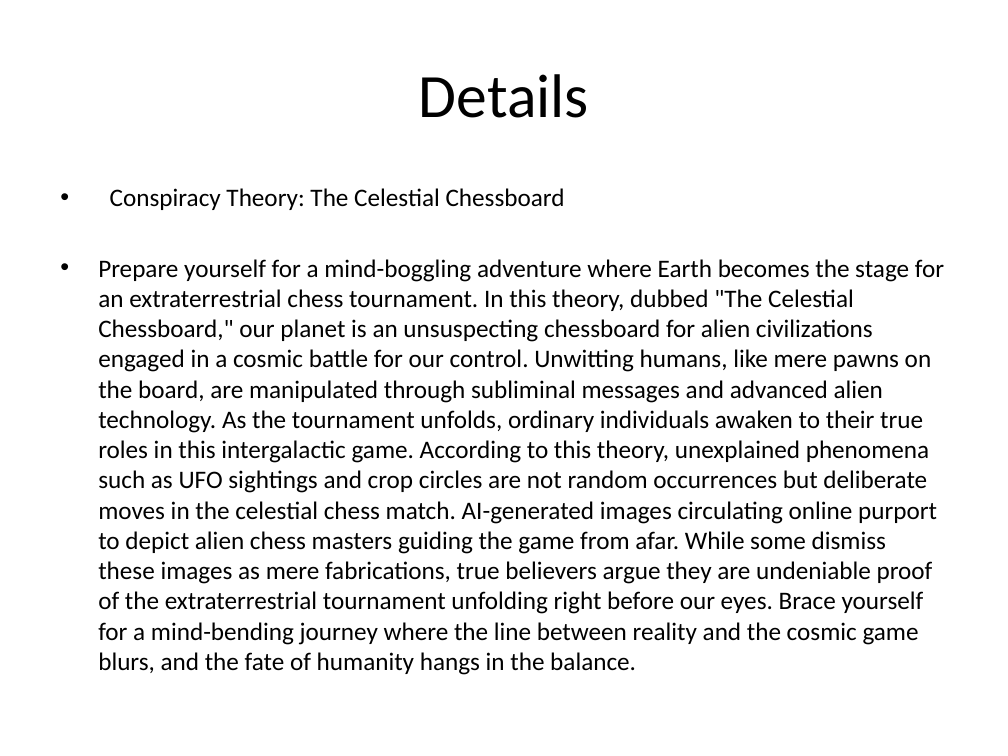
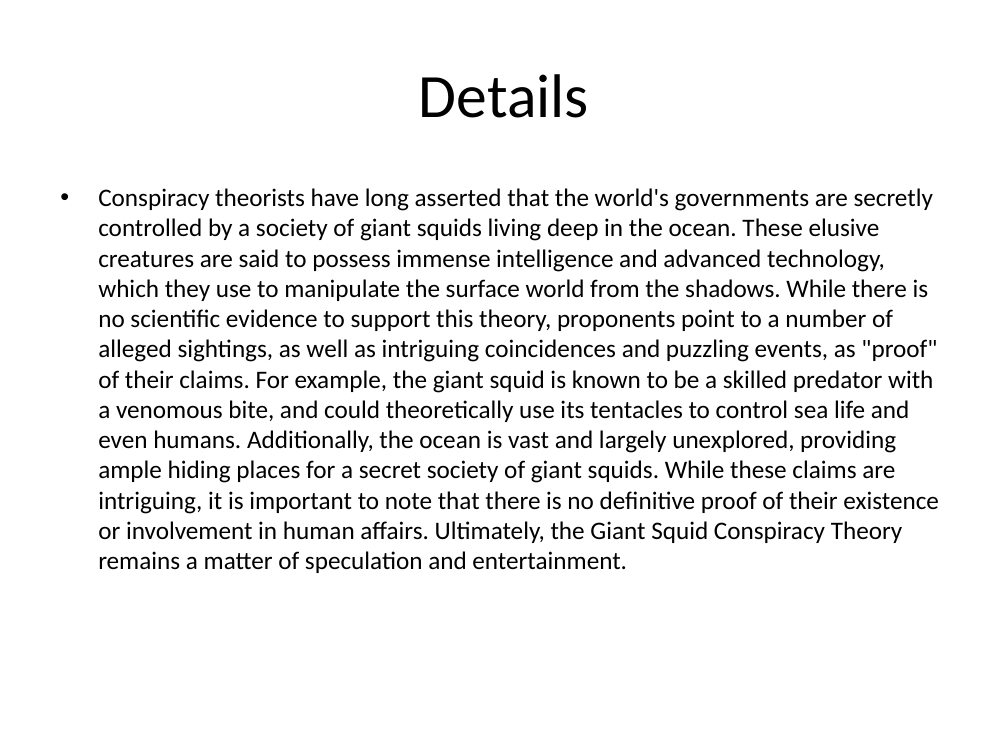
Before and after one commit to 0Armaan025/conspiracy-ppt-generator-api, a slide deck: slide 4 of generated_presentation.pptx. Drawn at 1008x756 pixels with LibreOffice and Linux fonts; fonts in the diff are those of the drawing. Boxes give left, top, right and bottom in pixels: in the first picture for what was removed or moved away, otherwise in the second. Text is boxed around its words. In the diff, an @@ line names an element or a change of style, - is before the commit and + after.

Commit message:
feat: added image ai

```diff
--- a/generated_presentation.pptx
+++ b/generated_presentation.pptx
@@ text at (98, 188, 938, 573): text changed @@
-• Conspiracy Theory: The Celestial Chessboard
-• Prepare yourself for a mind-boggling adventure where Earth becomes the stage for an extraterrestrial chess tournament. In this theory, dubbed "The Celestial Chessboard," our planet is an unsuspecting chessboard for alien civilizations engaged in a cosmic battle for our control. Unwitting humans, like mere pawns on the board, are manipulated through subliminal messages and advanced alien technology. As the tournament unfolds, ordinary individuals awaken to their true roles in this intergalactic game. According to this theory, unexplained phenomena such as UFO sightings and crop circles are not random occurrences but deliberate moves in the celestial chess match. AI-generated images circulating online purport to depict alien chess masters guiding the game from afar. While some dismiss these images as mere fabrications, true believers argue they are undeniable proof of the extraterrestrial tournament unfolding right before our eyes. Brace yourself for a mind-bending journey where the line between reality and the cosmic game blurs, and the fate of humanity hangs in the balance.
+• Conspiracy theorists have long asserted that the world's governments are secretly controlled by a society of giant squids living deep in the ocean. These elusive creatures are said to possess immense intelligence and advanced technology, which they use to manipulate the surface world from the shadows. While there is no scientific evidence to support this theory, proponents point to a number of alleged sightings, as well as intriguing coincidences and puzzling events, as "proof" of their claims. For example, the giant squid is known to be a skilled predator with a venomous bite, and could theoretically use its tentacles to control sea life and even humans. Additionally, the ocean is vast and largely unexplored, providing ample hiding places for a secret society of giant squids. While these claims are intriguing, it is important to note that there is no definitive proof of their existence or involvement in human affairs. Ultimately, the Giant Squid Conspiracy Theory remains a matter of speculation and entertainment.
```
Also in this commit, not shown: 1 other slide changed, 3 slides added, 3 slides removed, 2 other files.
